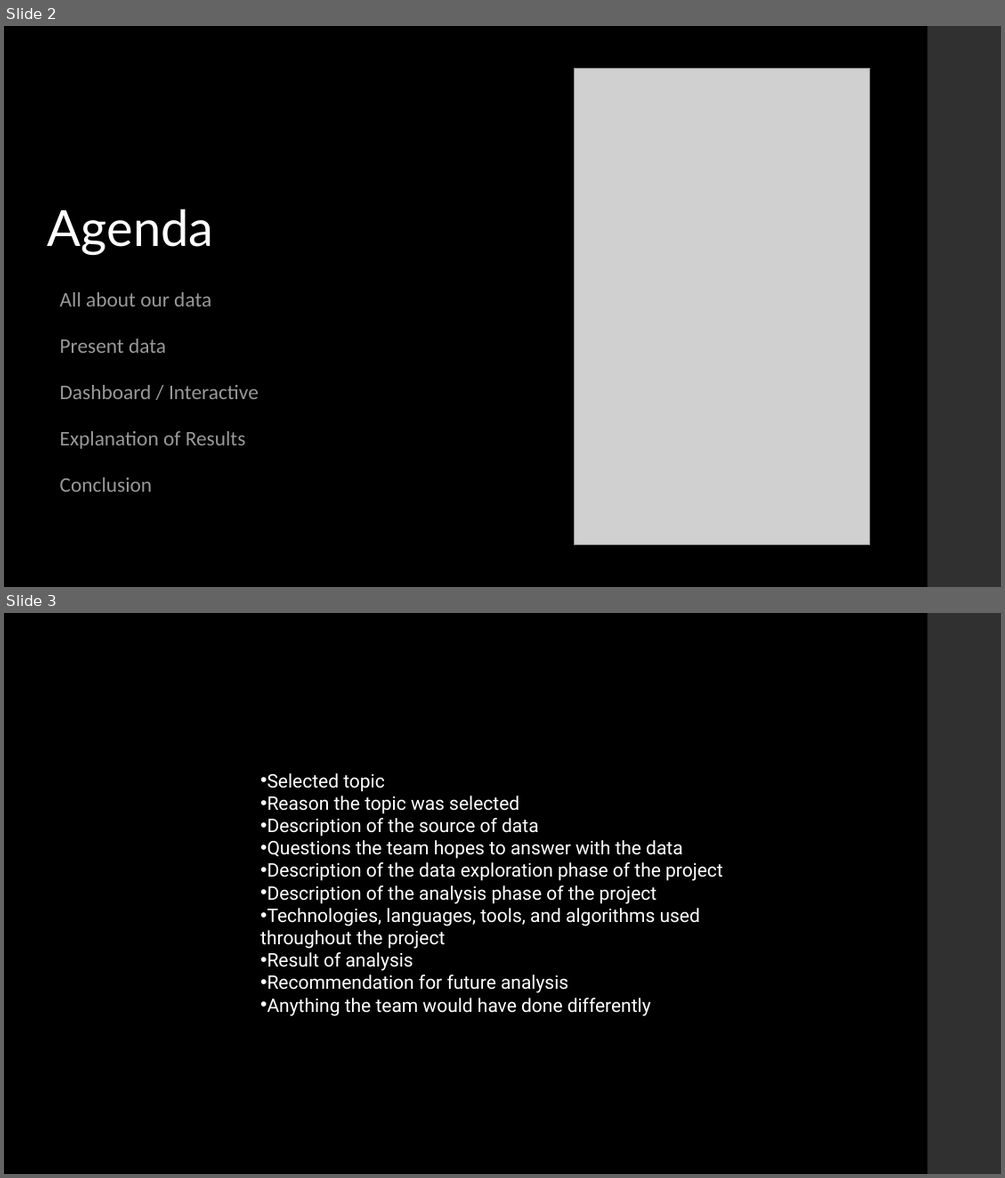
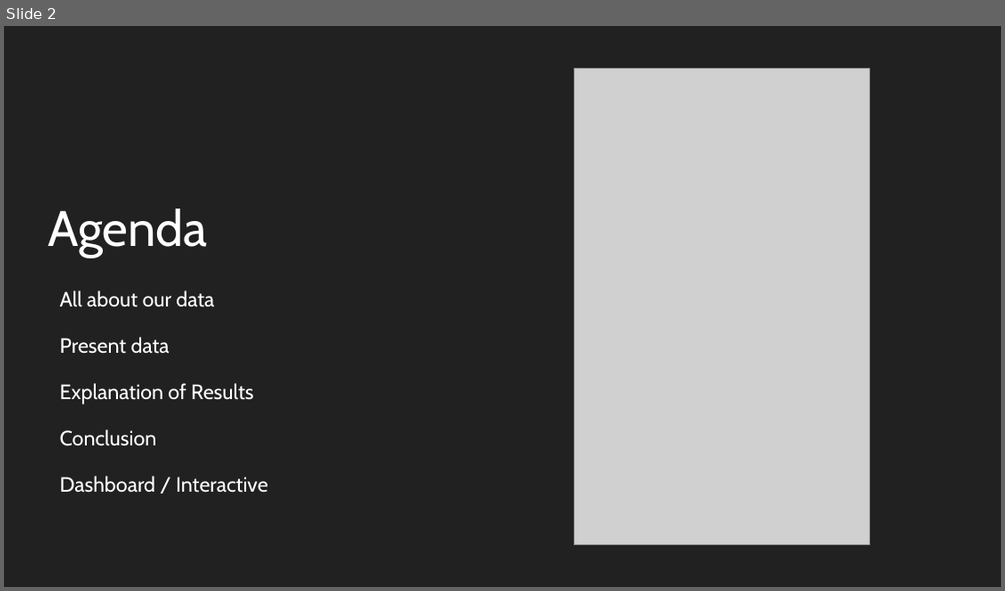
Before and after one commit to teachjanderson/titanic_panic, a slide deck: titanic_panic.pptx. Shown one above the other, each under a label of ours: slides 2 and 3 before the commit, slide 2 after it. The pictures are 1005x1178 and 1005x591 pixels, drawn with LibreOffice and Linux fonts; fonts in the diff are those of the drawing; grey boxes stand for pictures. Boxes give left, top, right and bottom in pixels: in the first picture for what was removed or moved away, otherwise in the second. Text is boxed around its words. In the diff, an @@ line names an element or a change of style, - is before the commit and + after.

```diff
--- a/titanic_panic.pptx
+++ b/titanic_panic.pptx
@@ slide 3 removed at bbox=[4, 613, 1001, 1174], background #000000; not listed: 1 template element that a slide beside it also shows @@
@@ text removed at bbox=[260, 773, 723, 1016] @@
-• Selected topic
-• Reason the topic was selected
-• Description of the source of data
-• Questions the team hopes to answer with the data
-• Description of the data exploration phase of the project
-• Description of the analysis phase of the project
-• Technologies, languages, tools, and algorithms used throughout the project
-• Result of analysis
-• Recommendation for future analysis
-• Anything the team would have done differently
@@ slide 2 changed as well @@
@@ background #000000 to #212121 @@
@@ rectangle removed at bbox=[928, 26, 1001, 587] @@
@@ text "Agenda" at bbox=[48, 208, 208, 257]: font Lato to Cabin @@
@@ text at bbox=[60, 290, 253, 446]: font Calibri to Cabin, text colour #FFFFFF at 60% opacity to #FFFFFF in "All about our data", "Present data", "Explanation of Results", "Conclusion"; less space between paragraphs; indent changed @@
@@ text at bbox=[60, 385, 259, 399]: paragraph removed @@
-Dashboard / Interactive
@@ text at bbox=[60, 475, 268, 492]: paragraph added @@
+Dashboard / Interactive
```
Also in this commit, not shown: 3 other slides changed, 14 slides added, 4 other slides removed.
